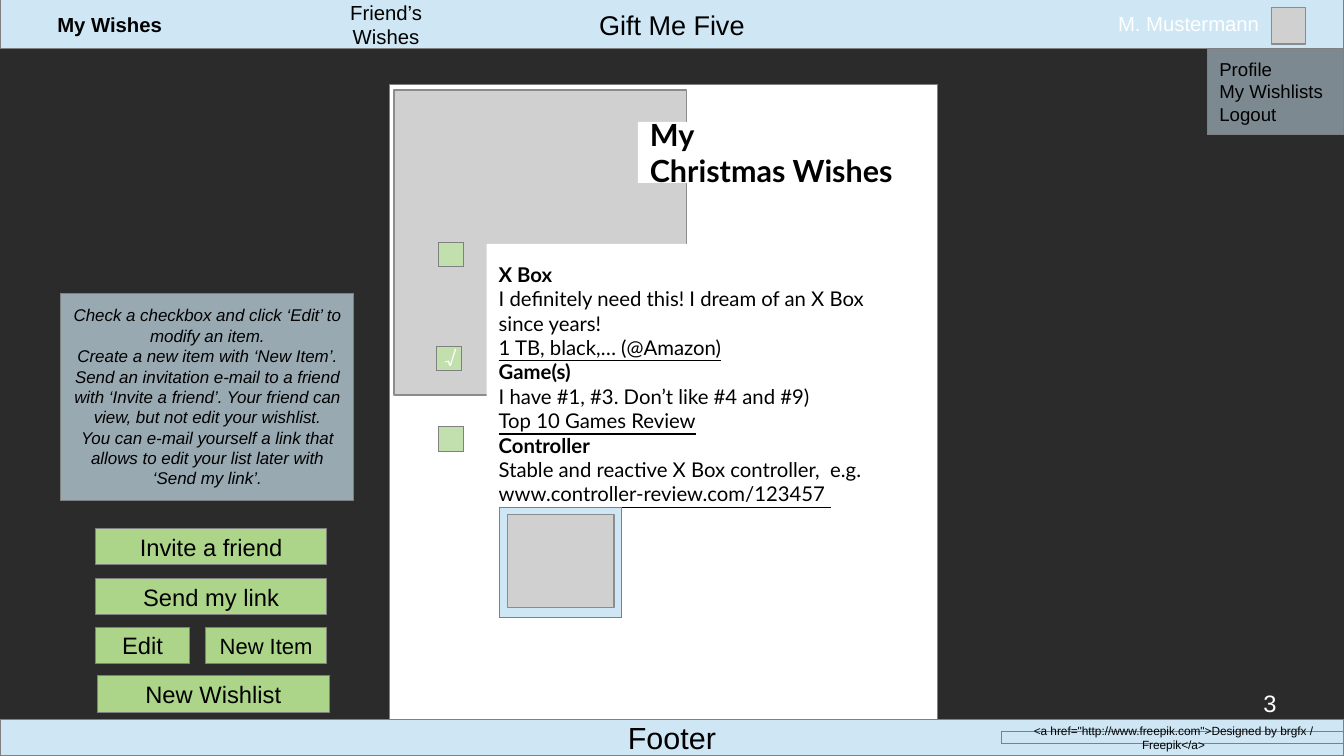
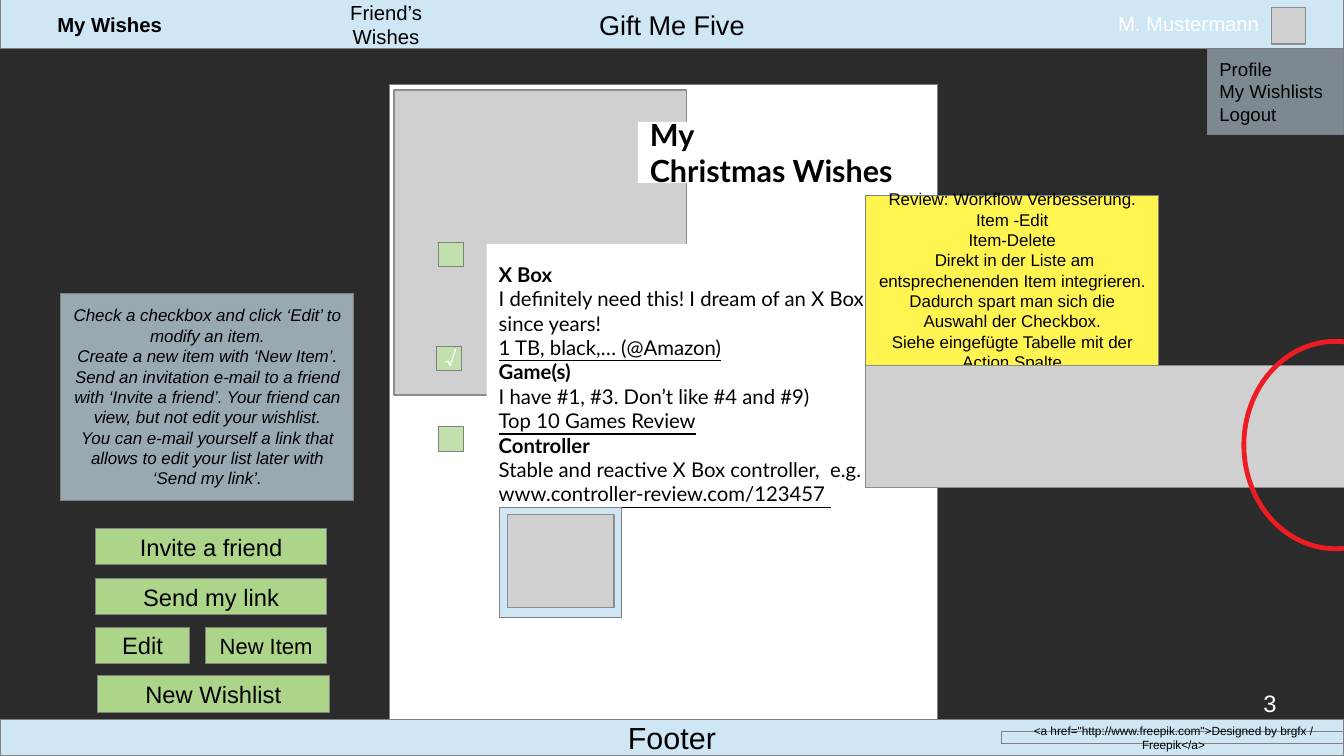
Before and after one commit to WCS-Java-Training-Bonn-2019/gift-me-five, a slide deck: slide 3 of files/mock_up.odp. Drawn at 1344x756 pixels with LibreOffice and Linux fonts; fonts in the diff are those of the drawing; grey boxes stand for pictures; background and template pictures are left out; a plain dark background stands for a picture behind light text. Boxes give left, top, right and bottom in pixels: in the first picture for what was removed or moved away, otherwise in the second. Text is boxed around its words. In the diff, an @@ line names an element or a change of style, - is before the commit and + after.

Commit message:
reviewMockUp

```diff
--- a/files/mock_up.odp
+++ b/files/mock_up.odp
@@ rectangle added at (866, 195, 1159, 366), fill #FFF450, outline #808080 0 pt, 10 pt, text #000000 @@
+Review: Workflow Verbesserung.
+Item -Edit
+Item-Delete
+Direkt in der Liste am entsprechenenden Item integrieren. Dadurch spart man sich die Auswahl der Checkbox.
+Siehe eingefügte Tabelle mit der Action Spalte
@@ rectangle "X Box I definitely need ...": place and size @@
-rectangle "X Box I definitely need ..." at (499, 267, 864, 502)
+rectangle "X Box I definitely need ..." at (487, 244, 889, 610)
@@ ellipse added at (1244, 341, 1344, 549), outline #ED1C24 2.83 pt @@
@@ picture added at (866, 366, 1344, 488) @@
```
Also in this commit, not shown: 3 other slides changed.
